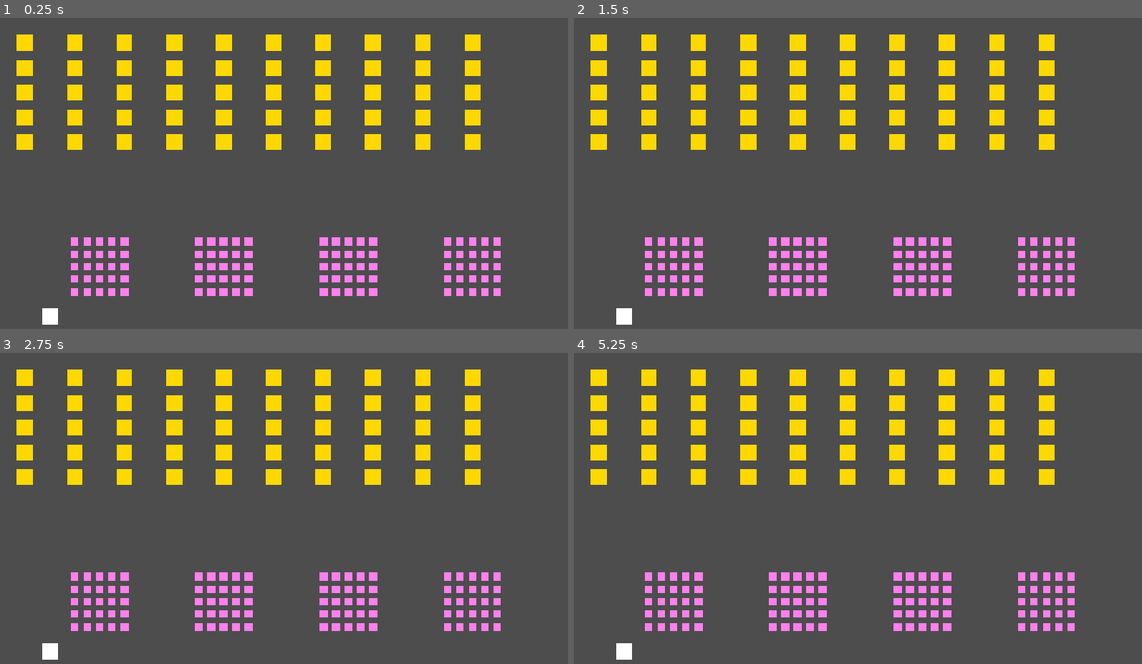
Above: before the commit, frames 1-4 (two rows, left to right).
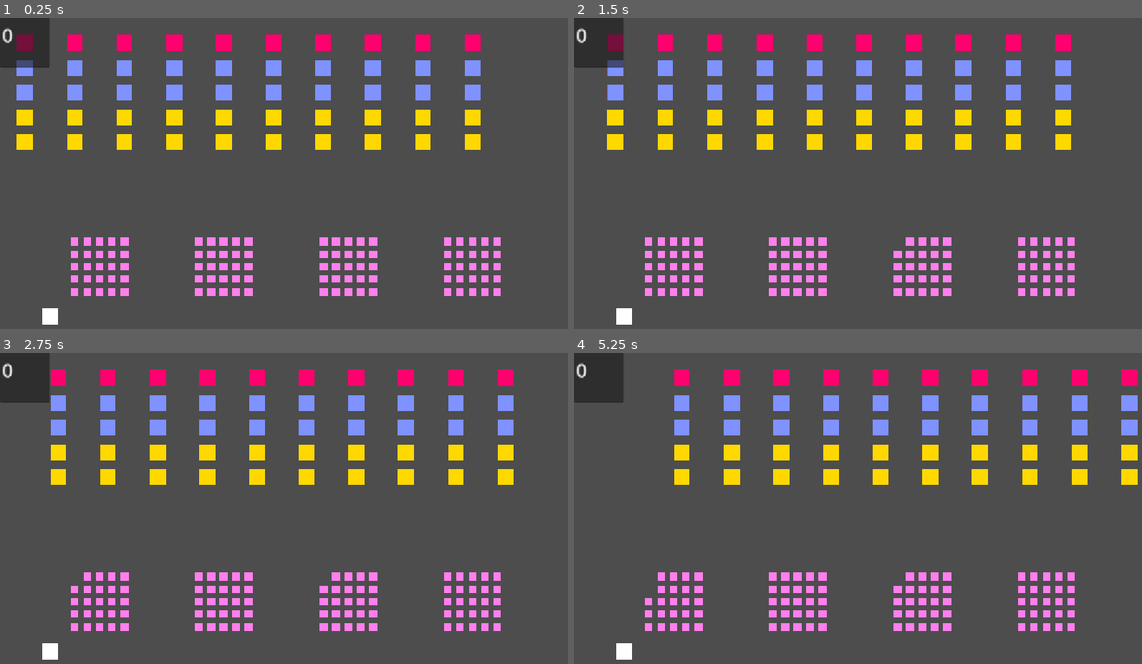
Above: after the commit, the same moments.

Repository: aduImperfect/entervaders
Game: Godot game, scene res://Scenes/main.tscn
Same seed, same stepped clock (60 frames per second), same inputs: the game is played once before the commit and once after it.
Inputs:
- Up to frame 1 (0.25 s): no input
- Up to frame 2 (1.5 s): tap Enter at 0.5 s; tap Space (ui_player_bullet) at 0.6, 1.25, 1.35 s
- Up to frame 3 (2.75 s): tap Space (ui_player_bullet) at 2.1 s
- Up to frame 4 (5.25 s): tap Space (ui_player_bullet) at 2.85, 3.6, 4.25, 4.35, 5.1 s; tap Enter at 3.5 s

The runs differ from the first frame. In frame 1, 5.4% of the frame differs, in the area x 0-85%, y 0-27%; in frame 2, 15%; in frame 3, 15%; in frame 4, 16%, in the area x 0-100%, y 0-78%.

Commit message:
Space invasion! - Scoring - Enemy Firing - Commentedout flipping animation for enemy (which works but breaks on an enemy node getting removed currently) - Player Firing - hitting of walls, enemy, players through ray castefd bullets all fine - 3 different types of enemy with different scoring

Diff:
--- a/enter-vaders/Scenes/enemy.tscn
+++ b/enter-vaders/Scenes/enemy.tscn
@@ -1,5 +1,6 @@
 [gd_scene format=3 uid="uid://t1nc0aj8cph5"]
 
+[ext_resource type="Script" uid="uid://deryen832kq55" path="res://Scripts/enemy_controls.gd" id="1_1f0kj"]
 [ext_resource type="Texture2D" uid="uid://ct6rx5xovsows" path="res://Textures/Enemy.png" id="1_hghv2"]
 
 [sub_resource type="RectangleShape2D" id="RectangleShape2D_d155t"]
@@ -11,6 +12,7 @@
 collision_layer = 68
 collision_mask = 19
 gravity_scale = 0.0
+script = ExtResource("1_1f0kj")
 
 [node name="EnemyCS2D" type="CollisionShape2D" parent="EnemyRB2D" unique_id=1057487536]
 shape = SubResource("RectangleShape2D_d155t")
@@ -20,3 +22,7 @@
 scale = Vector2(0.04, 0.04)
 texture = ExtResource("1_hghv2")
 hframes = 8
+
+[node name="EnemyRC2D" type="RayCast2D" parent="EnemyRB2D" unique_id=1860242005]
+enabled = false
+target_position = Vector2(0, 0)
--- a/enter-vaders/Scenes/level.tscn
+++ b/enter-vaders/Scenes/level.tscn
@@ -1,6 +1,7 @@
 [gd_scene format=3 uid="uid://b5vi4oyjeemj8"]
 
 [ext_resource type="PackedScene" uid="uid://dmjq5wpl3bn5k" path="res://Scenes/wall.tscn" id="1_tumq0"]
+[ext_resource type="Script" uid="uid://ds2ahcbvtrvx1" path="res://Scripts/enemy_type.gd" id="2_81xng"]
 [ext_resource type="PackedScene" uid="uid://t1nc0aj8cph5" path="res://Scenes/enemy.tscn" id="2_k5f4k"]
 [ext_resource type="PackedScene" uid="uid://cijhbwd2sxfw4" path="res://Scenes/player.tscn" id="3_6phgx"]
 
@@ -309,6 +310,7 @@
 position = Vector2(1000, 550)
 
 [node name="Enemies" type="Node2D" parent="." unique_id=786022183]
+script = ExtResource("2_81xng")
 
 [node name="Enemy1" parent="Enemies" unique_id=721351756 instance=ExtResource("2_k5f4k")]
 position = Vector2(50, 50)
--- a/enter-vaders/Scenes/main.tscn
+++ b/enter-vaders/Scenes/main.tscn
@@ -1,8 +1,17 @@
 [gd_scene format=3 uid="uid://8a8odj4q5jl4"]
 
 [ext_resource type="Script" uid="uid://ddtg5yv7w0ngn" path="res://Scripts/level_gen.gd" id="1_jjgbg"]
+[ext_resource type="Script" uid="uid://cnaqg4d0iiff" path="res://Scripts/score.gd" id="2_bo1nx"]
 
 [node name="Main" type="Node2D" unique_id=284831494]
 
 [node name="LevelGen" type="Node2D" parent="." unique_id=665873130]
 script = ExtResource("1_jjgbg")
+
+[node name="Score" type="TextEdit" parent="." unique_id=600580005]
+custom_minimum_size = Vector2(100, 100)
+offset_right = 8.0
+offset_bottom = 8.0
+theme_override_font_sizes/font_size = 40
+text = "0"
+script = ExtResource("2_bo1nx")
--- /dev/null
+++ b/enter-vaders/Scripts/enemy_controls.gd
@@ -0,0 +1,117 @@
+extends RigidBody2D
+
+@export var offset : float = 200.0
+
+@export var ray2D : RayCast2D
+
+@export var ray_origin : Vector2
+@export var ray_target : Vector2
+
+@export var bullet_on : bool = false
+
+@export var ray_stay_limit : float = 0.2
+@export var ray_stay_accumulation : float  = 0.0
+
+@export var ray_fire_time : float = 4.0
+@export var ray_fire_accumulation : float = 0.0
+
+@export var move_speed : float = 0.0
+@export var move_left : bool = true
+@export var move_right : bool = false
+@export var move_down : bool = false
+@export var count : int = 0
+
+@export var move_limit = 1.0
+@export var move_accumulation = 0.0
+
+# Called when the node enters the scene tree for the first time.
+func _ready() -> void:
+	#The 3rdchild is a ray cast 2D node!
+	ray2D = get_child(2)
+	move_speed = 10.0
+
+# Called every frame. 'delta' is the elapsed time since the previous frame.
+func _process(_delta: float) -> void:
+	if PlayerMgr.player_dead:
+		return
+
+	if position.y > 500.0:
+		print("Vaders successfully invaded!")
+		PlayerMgr._set_player_as_dead()
+
+	if bullet_on:
+		ray_stay_accumulation += _delta
+		if ray_stay_accumulation > ray_stay_limit:
+			ray_stay_accumulation = 0.0
+			bullet_on = false
+			ray2D.position = Vector2(0.0, 0.0)
+			ray2D.target_position = Vector2(0.0, 0.0)
+			ray2D.enabled = false
+
+	move_accumulation += _delta
+	if move_accumulation > move_limit:
+		move_accumulation = 0.0
+		if move_left:
+			if position.x < 150.0:
+				position.x += _delta * offset * move_speed
+			else:
+				#position.x = 120.0
+				move_left = false
+				move_right = false
+				move_down = true
+				count += 1
+		elif move_right:
+			if position.x > 0.0:
+				position.x -= _delta * offset * move_speed
+			else:
+				position.x = 0.0
+				move_down = true
+				move_left = false
+				move_right = false
+				count += 1
+		elif move_down:
+			position.y += _delta * offset * move_speed
+			if (count % 2) == 0:
+				move_left = true
+			else:
+				move_right = true
+			move_down = false
+
+
+func _physics_process(_delta: float) -> void:
+	if PlayerMgr.player_dead:
+		return
+
+	#ray_fire_accumulation += _delta
+	#if ray_fire_accumulation > ray_fire_time:
+		#ray_fire_accumulation = 0.0
+	var shootBullet : float = randf_range(0.0, 10000.0)
+	if shootBullet < 30.0:
+		#print("Bullet Ray!")
+		perform_node_raycast()
+
+func _input(_event: InputEvent) -> void:
+	pass
+
+func perform_node_raycast() -> void:
+	ray2D.enabled = true
+	ray2D.collide_with_areas = true
+	ray2D.collide_with_bodies = true
+	# Layers 1, 2, and 5
+	ray2D.collision_mask = (1 << 0) | (1 << 1) | (1 << 4)
+	ray2D.position = Vector2(0.0, 0.0)
+	ray2D.target_position = Vector2(0.0, 1000.0)
+	#print("Ray2D positions: Origin, Target: ", ray2D.position, ", ", ray2D.target_position)
+	bullet_on = true
+
+	var first_collided_obj : Node2D = ray2D.get_collider()
+
+	if first_collided_obj:
+		#print("Ray collided with object: ", first_collided_obj)
+		if first_collided_obj.name.contains("Player"):
+			print("Player Hit!! ", first_collided_obj.name)
+			PlayerMgr._set_player_as_dead()
+		else:
+			var collisionOwner : Node2D = first_collided_obj.owner
+			if collisionOwner:
+				collisionOwner.remove_child(first_collided_obj)
--- /dev/null
+++ b/enter-vaders/Scripts/enemy_type.gd
@@ -0,0 +1,54 @@
+extends Node2D
+
+@export var enemyChildren : Array[Node] = []
+
+@export var flipped : Array[bool] = []
+
+@export var flipAccumulation : float = 0.0
+@export var flipMax : float = 4.0
+
+@export var speed : float = 10.0
+
+# Called when the node enters the scene tree for the first time.
+func _ready() -> void:
+	enemyChildren = get_children()
+	_set_flips()
+	_set_enemy_types()
+
+# Called every frame. 'delta' is the elapsed time since the previous frame.
+func _process(_delta: float) -> void:
+	#flipAccumulation += _delta * speed
+	#if flipAccumulation > flipMax:
+		#flipAccumulation = 0.0
+		#_animate_flip()
+	pass
+
+func _set_enemy_types() -> void:
+	for k in enemyChildren.size():
+		var enemySprite : Sprite2D = enemyChildren[k].get_child(0).get_child(1) as Sprite2D
+		if (k < 10):
+			enemySprite.frame = 4
+		elif (k < 30):
+			enemySprite.frame = 2
+		else:
+			enemySprite.frame = 0
+
+func _set_flips() -> void:
+	for k in enemyChildren.size():
+		flipped.append(false)
+
+func _animate_flip() -> void:
+	for k in enemyChildren.size():
+		var enemyChild : Node = enemyChildren[k]
+
+		if enemyChild:
+			print(enemyChild)
+			var _enemySprite : Sprite2D = enemyChild.get_child(0).get_child(1) as Sprite2D
+			if flipped[k]:
+				if (_enemySprite.frame % 2) != 0:
+					_enemySprite.frame -= 1
+				flipped[k] = false
+			else:
+				if (_enemySprite.frame % 2) == 0:
+					_enemySprite.frame += 1
+				flipped[k] = true
--- a/enter-vaders/Scripts/level_gen.gd
+++ b/enter-vaders/Scripts/level_gen.gd
@@ -5,6 +5,7 @@
 
 # Called when the node enters the scene tree for the first time.
 func _ready() -> void:
+	ScoreCalculator._reset_player_score()
 	_load_level()
 
 
--- a/enter-vaders/Scripts/player_controls.gd
+++ b/enter-vaders/Scripts/player_controls.gd
@@ -3,28 +3,32 @@
 @export var offset : float = 200.0
 
 @export var ray2D : RayCast2D
-@export var bulletRect : Rect2
-@export var bulletDraw : bool
+#@export var bulletRect : Rect2
+#@export var bulletDraw : bool
 
 @export var ray_origin : Vector2
 @export var ray_target : Vector2
 
-@export var hit_position = Vector2.ZERO
-@export var is_hitting = false
+#@export var hit_position = Vector2.ZERO
+#@export var is_hitting = false
 
-@export var bullet_on = false
+@export var bullet_on : bool = false
 
-@export var ray_stay_limit = 0.05
-@export var ray_stay_accumulation = 0.0
+@export var ray_stay_limit : float  = 0.05
+@export var ray_stay_accumulation : float  = 0.0
 
 # Called when the node enters the scene tree for the first time.
 func _ready() -> void:
+	PlayerMgr._reset_player_info()
 	#The 3rdchild is a ray cast 2D node!
 	ray2D = get_child(2)
-	bulletDraw = false
+	#bulletDraw = false
 
 # Called every frame. 'delta' is the elapsed time since the previous frame.
 func _process(_delta: float) -> void:
+	if PlayerMgr.player_dead:
+		return
+
 	if bullet_on:
 		ray_stay_accumulation += _delta
 		if ray_stay_accumulation > ray_stay_limit:
@@ -47,6 +51,9 @@
 			position.x = 950.0
 
 func _physics_process(_delta: float) -> void:
+	if PlayerMgr.player_dead:
+		return
+
 	if Input.is_action_just_pressed("ui_player_bullet"):
 		#print("Bullet Ray!")
 		perform_node_raycast()
@@ -71,6 +78,14 @@
 	if first_collided_obj:
 		#print("Ray collided with object: ", first_collided_obj)
 		var collisionOwner : Node2D = first_collided_obj.owner
+		if first_collided_obj.name.contains("Enemy"):
+			if collisionOwner.get_index() < 10:
+				ScoreCalculator._add_to_player_score(30)
+			elif collisionOwner.get_index() < 30:
+				ScoreCalculator._add_to_player_score(20)
+			else:
+				ScoreCalculator._add_to_player_score(10)
+
 		collisionOwner.remove_child(first_collided_obj)
 
 #func perform_immediate_raycast() -> void:
--- /dev/null
+++ b/enter-vaders/Scripts/player_mgr.gd
@@ -0,0 +1,18 @@
+class_name PlayerMgr
+
+static var player_dead : bool = false
+
+# Called when the node enters the scene tree for the first time.
+func _ready() -> void:
+	pass # Replace with function body.
+
+
+# Called every frame. 'delta' is the elapsed time since the previous frame.
+func _process(_delta: float) -> void:
+	pass
+
+static func _reset_player_info() -> void:
+	player_dead = false
+
+static func _set_player_as_dead() -> void:
+	player_dead = true
--- /dev/null
+++ b/enter-vaders/Scripts/score.gd
@@ -0,0 +1,10 @@
+extends TextEdit
+
+# Called when the node enters the scene tree for the first time.
+func _ready() -> void:
+	pass # Replace with function body.
+
+
+# Called every frame. 'delta' is the elapsed time since the previous frame.
+func _process(_delta: float) -> void:
+	text = str(ScoreCalculator.player_score)
--- /dev/null
+++ b/enter-vaders/Scripts/score_calc.gd
@@ -0,0 +1,18 @@
+class_name ScoreCalculator
+
+static var player_score : int = 0
+
+# Called when the node enters the scene tree for the first time.
+func _ready() -> void:
+	pass # Replace with function body.
+
+
+# Called every frame. 'delta' is the elapsed time since the previous frame.
+func _process(_delta: float) -> void:
+	pass
+
+static func _reset_player_score() -> void:
+	player_score = 0
+
+static func _add_to_player_score(_addVal : int) -> void:
+	player_score += _addVal
Not shown, added: enter-vaders/Scripts/enemy_controls.gd.uid
Not shown, added: enter-vaders/Scripts/enemy_type.gd.uid
Not shown, added: enter-vaders/Scripts/player_mgr.gd.uid
Not shown, added: enter-vaders/Scripts/score.gd.uid
Not shown, added: enter-vaders/Scripts/score_calc.gd.uid
